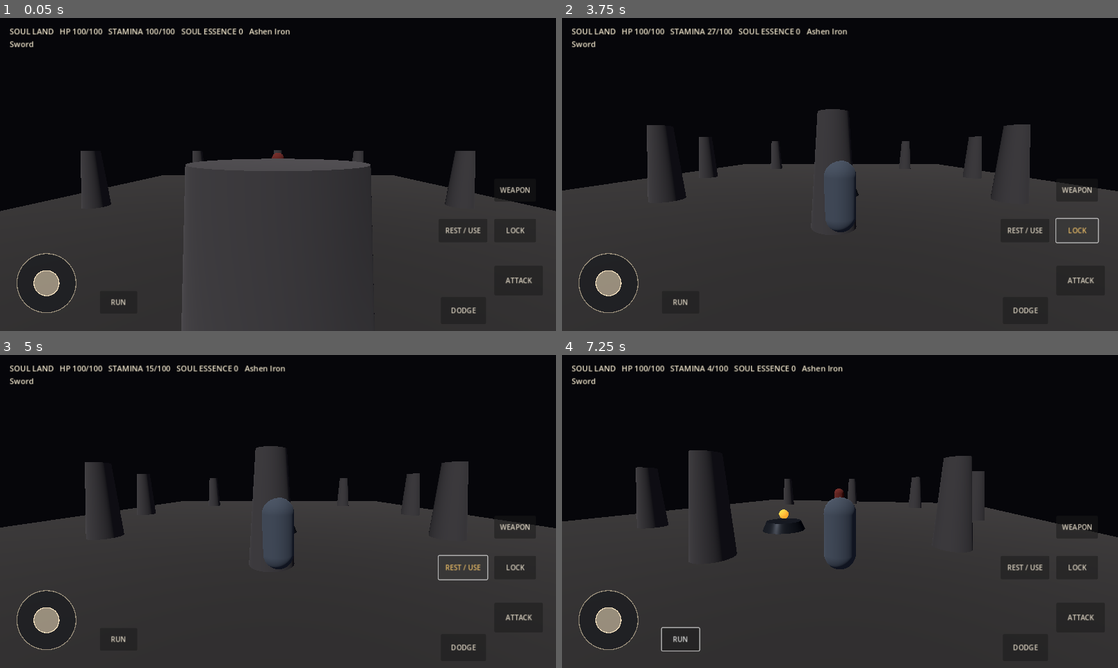
Above: before the commit, frames 1-4 (two rows, left to right).
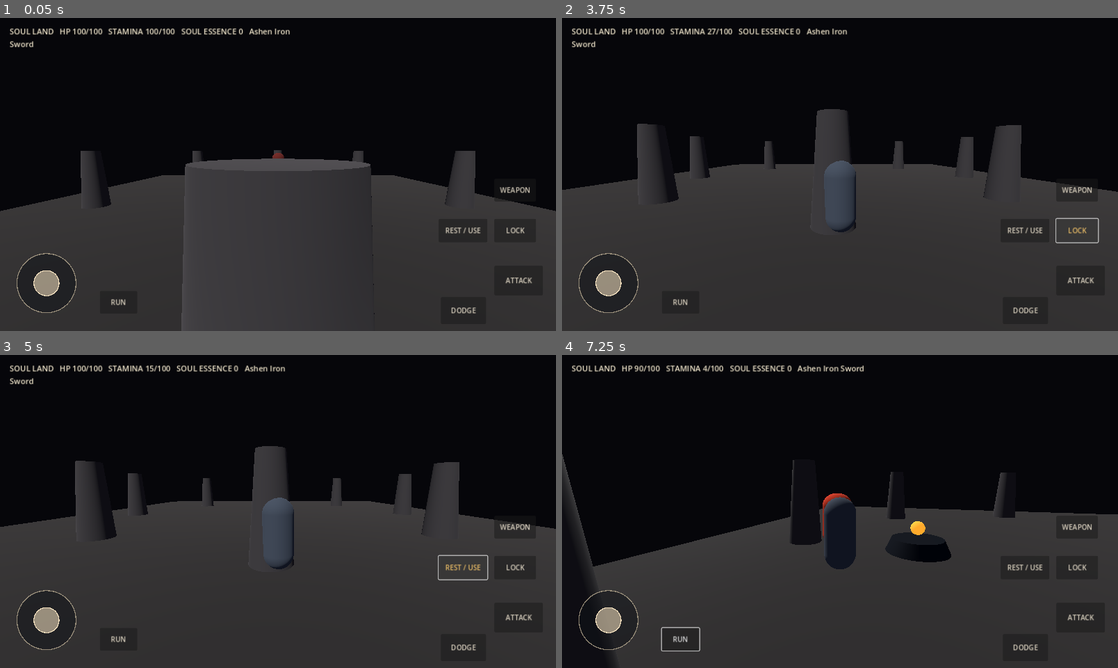
Above: after the commit, the same moments.

Repository: codingscenes2-cyber/SoulLans
Game: Godot game, scene res://scenes/main.tscn
The game is run twice, just before and just after one commit, with the same random seed, the same clock (stepped at 60 frames per second) and the same inputs.
Inputs (mouse positions are in pixels of both pictures, inside the frame that each line leads up to):
- Up to frame 1 (0.05 s): no input
- Up to frame 2 (3.75 s): drag from (606, 284) to (895, 105) at 0.52 s; drag from (728, 190) to (812, 237) at 1.27 s; click "ATTACK" at 2 s; click "DODGE" at 2.75 s; click "LOCK" at 3.5 s
- Up to frame 3 (5 s): click "REST / USE" at 4.25 s
- Up to frame 4 (7.25 s): click "WEAPON" at 5 s; click "RUN" at 5.75 s; tap Enter at 6.5 s; move the mouse to (895, 442) at 6.52 s; hold D (move_right) from 6.53 s (still down); tap Space (dodge) at 6.6 s; click (895, 442) at 6.8 s

The runs differ from the first frame. In frame 1, less than 0.1% of the frame differs, in the area x 48-52%, y 43-45%; in frame 2, 2.3%; in frame 3, 2.3%; in frame 4, 14%, in the area x 0-100%, y 3-100%.

Commit message:
Implement readable enemy AI states and poise stagger

Diff:
--- a/scripts/training_enemy.gd
+++ b/scripts/training_enemy.gd
@@ -1,66 +1,101 @@
 extends CharacterBody3D
 
-enum State { IDLE, CHASE, WINDUP, RECOVERY, DEAD }
+# Ashen Hollow: a readable melee enemy prototype. NavigationAgent3D is used
+# when a NavigationRegion3D is present; direct steering remains the fallback.
+enum State { IDLE, PATROL, INVESTIGATE, CHASE, WINDUP, RECOVERY, STAGGER, DEAD }
 
 @export var max_health := 120.0
+@export var max_poise := 36.0
 @export var attack_damage := 10.0
 @export var soul_reward := 20
-@export var detection_range := 9.0
+@export var detection_range := 10.0
+@export var lose_target_range := 15.0
 @export var attack_range := 2.0
 @export var chase_speed := 2.1
-@export var attack_windup_duration := 0.48
-@export var attack_recovery_duration := 0.62
+@export var patrol_speed := 1.0
+@export var attack_windup_duration := 0.52
+@export var attack_recovery_duration := 0.68
+@export var stagger_duration := 0.42
+@export var patrol_radius := 4.0
 
 var health := 120.0
+var poise := 36.0
 var state := State.IDLE
 var player: Node3D
-var attack_cooldown := 0.0
 var state_timer := 0.0
+var idle_timer := 0.0
+var patrol_origin := Vector3.ZERO
+var patrol_target := Vector3.ZERO
+var last_known_player_position := Vector3.ZERO
 var enemy_visual: MeshInstance3D
 var enemy_material: StandardMaterial3D
+var navigation_agent: NavigationAgent3D
 
 func _ready() -> void:
     health = max_health
+    poise = max_poise
+    patrol_origin = global_position
+    patrol_target = patrol_origin
     player = get_tree().get_first_node_in_group("player")
     _create_placeholder_enemy()
+    navigation_agent = NavigationAgent3D.new()
+    navigation_agent.name = "NavigationAgent3D"
+    navigation_agent.path_desired_distance = 0.5
+    navigation_agent.target_desired_distance = 0.8
+    navigation_agent.radius = 0.45
+    add_child(navigation_agent)
 
 func _physics_process(delta: float) -> void:
     if state == State.DEAD:
         return
     if not is_instance_valid(player):
         player = get_tree().get_first_node_in_group("player")
-        return
-
-    attack_cooldown = maxf(0.0, attack_cooldown - delta)
     state_timer = maxf(0.0, state_timer - delta)
-    var distance := global_position.distance_to(player.global_position)
-    _face_player(delta)
+    idle_timer = maxf(0.0, idle_timer - delta)
+
+    var distance := INF
+    if is_instance_valid(player):
+        distance = global_position.distance_to(player.global_position)
+        if distance <= detection_range:
+            last_known_player_position = player.global_position
+
+    _face_toward(last_known_player_position if state in [State.INVESTIGATE, State.CHASE, State.WINDUP, State.RECOVERY] else patrol_target, delta)
 
     match state:
         State.IDLE:
             _stop_horizontal_motion(delta)
             if distance <= detection_range:
                 state = State.CHASE
+            elif idle_timer <= 0.0:
+                _choose_patrol_target()
+                state = State.PATROL
+        State.PATROL:
+            if distance <= detection_range:
+                state = State.CHASE
+            elif _move_toward_point(patrol_target, patrol_speed, delta):
+                state = State.IDLE
+                idle_timer = randf_range(0.7, 1.8)
+        State.INVESTIGATE:
+            if distance <= detection_range:
+                state = State.CHASE
+            elif _move_toward_point(last_known_player_position, patrol_speed * 1.25, delta):
+                state = State.IDLE
+                idle_timer = 1.0
         State.CHASE:
-            if distance > detection_range * 1.35:
-                state = State.IDLE
-                _stop_horizontal_motion(delta)
-            elif distance <= attack_range and attack_cooldown <= 0.0:
+            if distance > lose_target_range:
+                state = State.INVESTIGATE
+                _set_navigation_target(last_known_player_position)
+            elif distance <= attack_range:
                 state = State.WINDUP
                 state_timer = attack_windup_duration
-                attack_cooldown = 1.65
                 _stop_horizontal_motion(delta)
                 _set_telegraph(true)
             else:
-                var direction := player.global_position - global_position
-                direction.y = 0.0
-                direction = direction.normalized()
-                velocity.x = direction.x * chase_speed
-                velocity.z = direction.z * chase_speed
+                _move_toward_point(player.global_position, chase_speed, delta)
         State.WINDUP:
             _stop_horizontal_motion(delta)
             if state_timer <= 0.0:
-                if distance <= attack_range + 0.45 and player.has_method("take_damage"):
+                if is_instance_valid(player) and global_position.distance_to(player.global_position) <= attack_range + 0.5 and player.has_method("take_damage"):
                     player.take_damage(attack_damage)
                 _set_telegraph(false)
                 state = State.RECOVERY
@@ -68,7 +103,12 @@
         State.RECOVERY:
             _stop_horizontal_motion(delta)
             if state_timer <= 0.0:
-                state = State.CHASE if distance <= detection_range else State.IDLE
+                state = State.CHASE if is_instance_valid(player) and distance <= lose_target_range else State.INVESTIGATE
+        State.STAGGER:
+            _stop_horizontal_motion(delta)
+            if state_timer <= 0.0:
+                poise = max_poise
+                state = State.CHASE if is_instance_valid(player) and distance <= lose_target_range else State.IDLE
 
     if not is_on_floor():
         velocity.y -= 24.0 * delta
@@ -76,23 +116,59 @@
         velocity.y = -0.5
     move_and_slide()
 
-func take_damage(amount: float) -> void:
-    if state == State.DEAD:
+func _move_toward_point(point: Vector3, speed: float, delta: float) -> bool:
+    var destination := point
+    if is_instance_valid(navigation_agent) and navigation_agent.is_inside_tree():
+        if navigation_agent.target_position.distance_to(point) > 0.75:
+            navigation_agent.target_position = point
+        if not navigation_agent.is_navigation_finished():
+            var next_position := navigation_agent.get_next_path_position()
+            # An unbaked navigation map can return the agent's own position;
+            # direct steering prevents the enemy becoming permanently stuck.
+            if next_position.distance_to(global_position) > 0.15:
+                destination = next_position
+    var direction := destination - global_position
+    direction.y = 0.0
+    if direction.length() <= 0.7:
+        _stop_horizontal_motion(delta)
+        return true
+    direction = direction.normalized()
+    velocity.x = direction.x * speed
+    velocity.z = direction.z * speed
+    return false
+
+func _set_navigation_target(point: Vector3) -> void:
+    if is_instance_valid(navigation_agent):
+        navigation_agent.target_position = point
+
+func _choose_patrol_target() -> void:
+    var angle := randf_range(0.0, TAU)
+    var radius := randf_range(1.0, patrol_radius)
+    patrol_target = patrol_origin + Vector3(cos(angle) * radius, 0.0, sin(angle) * radius)
+    _set_navigation_target(patrol_target)
+
+func take_damage(amount: float, poise_damage: float = 12.0) -> void:
+    if state == State.DEAD or amount <= 0.0:
         return
     health = maxf(0.0, health - amount)
+    poise = maxf(0.0, poise - poise_damage)
     if health <= 0.0:
         state = State.DEAD
+        velocity = Vector3.ZERO
         GameState.award_soul_essence(soul_reward)
         queue_free()
-
-func _face_player(delta: float) -> void:
-    if not is_instance_valid(player):
-        return
-    var direction := player.global_position - global_position
+        return
+    if poise <= 0.0:
+        state = State.STAGGER
+        state_timer = stagger_duration
+        _set_telegraph(false)
+        _flash_hit()
+
+func _face_toward(point: Vector3, delta: float) -> void:
+    var direction := point - global_position
     direction.y = 0.0
     if direction.length() > 0.05:
-        var desired_yaw := atan2(-direction.x, -direction.z)
-        rotation.y = lerp_angle(rotation.y, desired_yaw, 8.0 * delta)
+        rotation.y = lerp_angle(rotation.y, atan2(-direction.x, -direction.z), 8.0 * delta)
 
 func _stop_horizontal_motion(delta: float) -> void:
     velocity.x = move_toward(velocity.x, 0.0, 10.0 * delta)
@@ -103,7 +179,11 @@
         return
     enemy_visual.scale = Vector3(1.12, 0.94, 1.12) if active else Vector3.ONE
     if is_instance_valid(enemy_material):
-        enemy_material.albedo_color = Color(0.8, 0.24, 0.12) if active else Color(0.42, 0.13, 0.11)
+        enemy_material.albedo_color = Color(0.9, 0.22, 0.08) if active else Color(0.42, 0.13, 0.11)
+
+func _flash_hit() -> void:
+    if is_instance_valid(enemy_material):
+        enemy_material.albedo_color = Color(0.95, 0.75, 0.35)
 
 func _create_placeholder_enemy() -> void:
     enemy_visual = MeshInstance3D.new()
